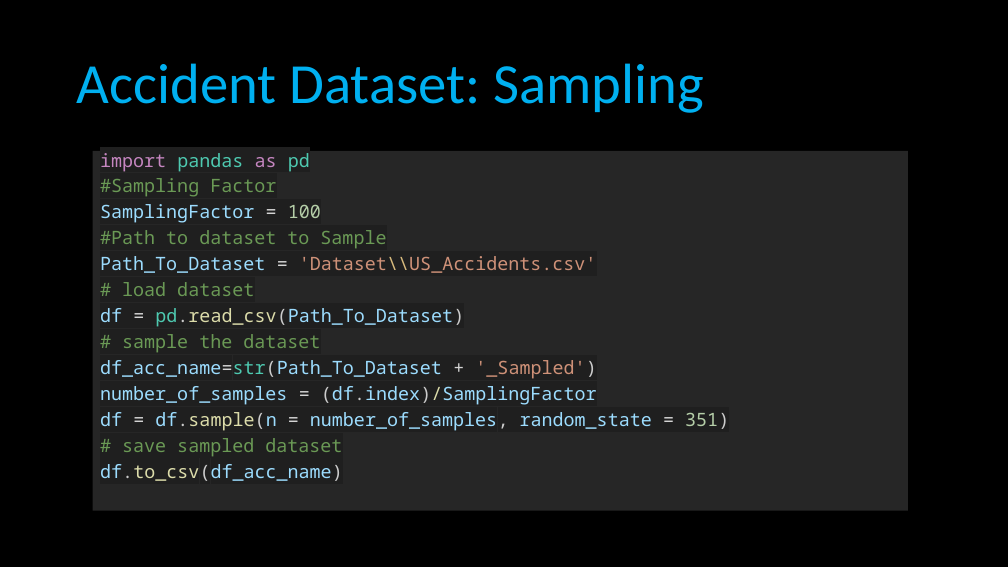
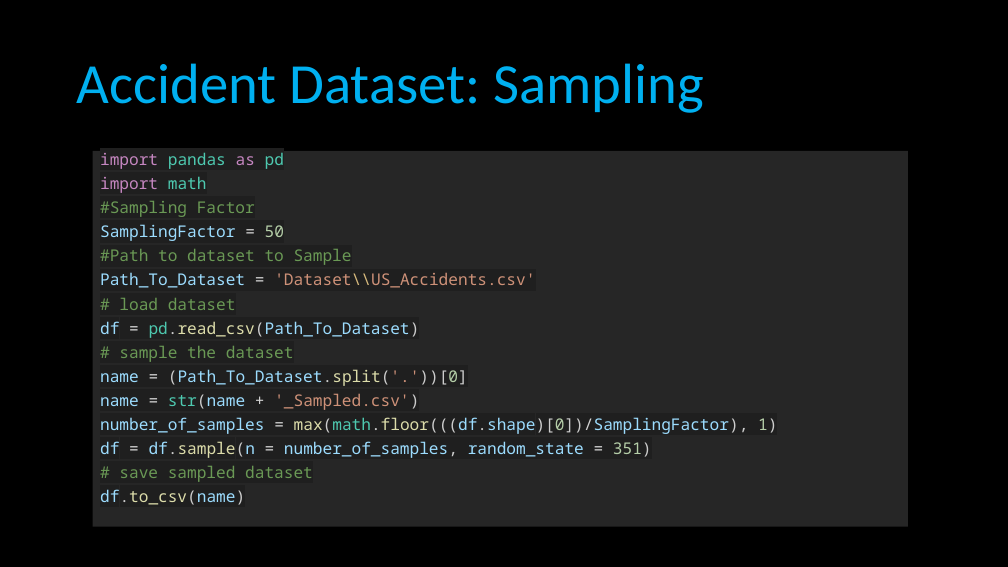
Before and after one commit to lollomante/ARD_Project, a slide deck: slide 5 of documentations/USA Accidents.pptx. Drawn at 1008x567 pixels with LibreOffice and Linux fonts; fonts in the diff are those of the drawing; background and template pictures are left out. Boxes give left, top, right and bottom in pixels: in the first picture for what was removed or moved away, otherwise in the second. Text is boxed around its words. In the diff, an @@ line names an element or a change of style, - is before the commit and + after.

```diff
--- a/documentations/USA Accidents.pptx
+++ b/documentations/USA Accidents.pptx
@@ text "import pandas as pd": place and size @@
-text "import pandas as pd" at [92,151,908,511]
+text "import pandas as pd" at [92,151,908,527]
@@ text at [100,176,207,193]: paragraph added @@
+import math
@@ text at [100,152,652,482]: size 17.5 to 15.4 pt in "import pandas as pd", "#Sampling Factor", "#Path to dataset to Sample", "Path_To_Dataset = 'Dataset\\US_Accidents.csv'" and 5 more places @@
@@ text at [100,224,284,241]: text changed; size 17.5 to 15.4 pt @@
-SamplingFactor = 100
+SamplingFactor = 50
@@ text at [100,369,777,434]: text changed; size 17.5 to 15.4 pt @@
-df_acc_name=str(Path_To_Dataset + '_Sampled')
-number_of_samples = (df.index)/SamplingFactor
+name = (Path_To_Dataset.split('.'))[0]
+name = str(name + '_Sampled.csv')
+number_of_samples = max(math.floor(((df.shape)[0])/SamplingFactor), 1)
@@ text at [100,489,245,505]: text changed; size 17.5 to 15.4 pt @@
-df.to_csv(df_acc_name)
+df.to_csv(name)
```
Also in this commit, not shown: 3 other files.
